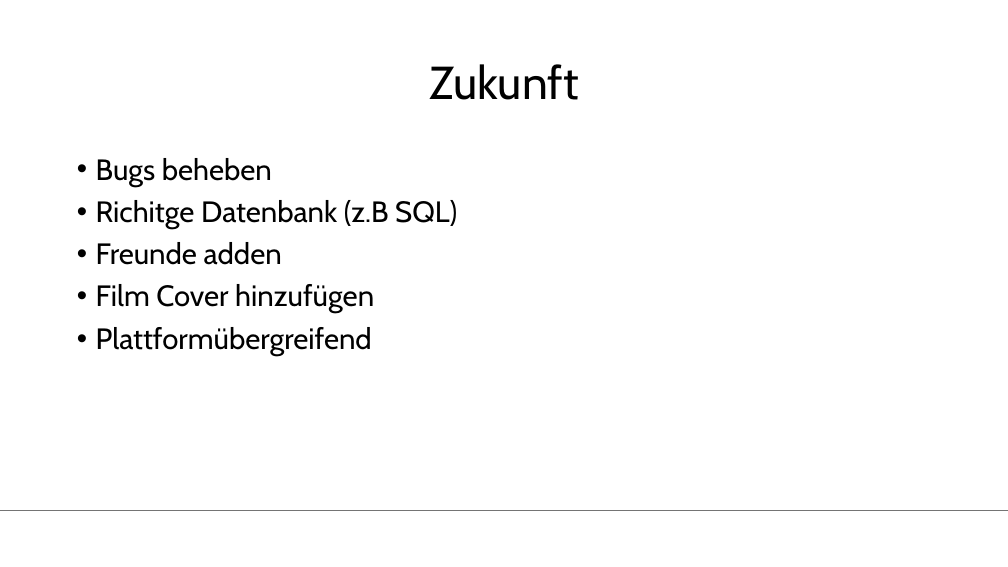
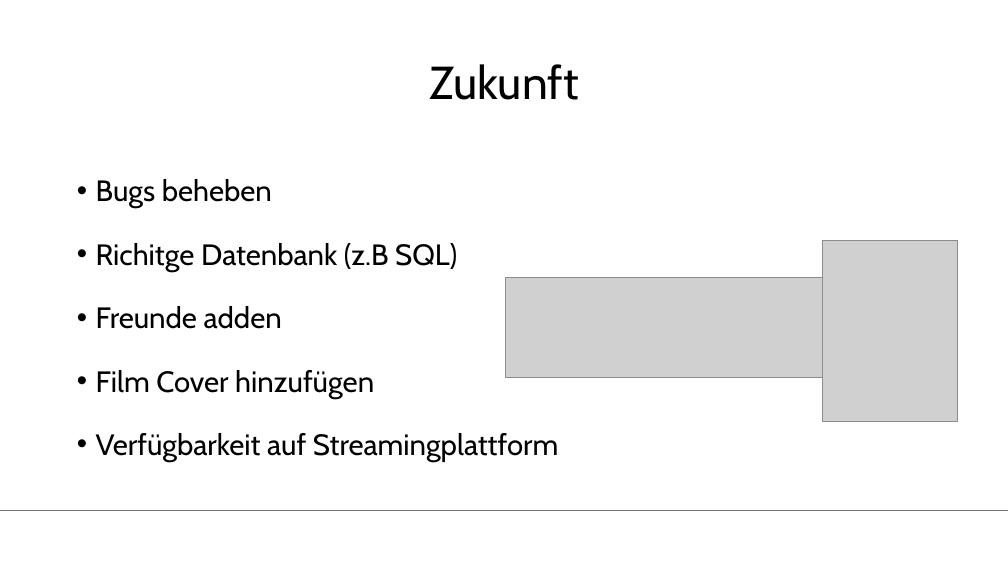
Before and after one commit to Tristan-Bihler/2_Semester_Projekt, a slide deck: slide 4 of Dokumentation/Laura/Folien_Laura.pptx. Drawn at 1008x567 pixels with LibreOffice and Linux fonts; fonts in the diff are those of the drawing; grey boxes stand for pictures; background and template pictures are left out. Boxes give left, top, right and bottom in pixels: in the first picture for what was removed or moved away, otherwise in the second. Text is boxed around its words. In the diff, an @@ line names an element or a change of style, - is before the commit and + after.

```diff
--- a/Dokumentation/Laura/Folien_Laura.pptx
+++ b/Dokumentation/Laura/Folien_Laura.pptx
@@ text at (96,179,457,399): line spacing 0.9 to 1.5 @@
@@ picture added at (823,240,958,420) @@
@@ picture added at (505,278,958,377) @@
@@ text at (96,433,559,462): text changed @@
-• Plattformübergreifend
+• Verfügbarkeit auf Streamingplattform
```
Also in this commit, not shown: 1 other slide changed.
